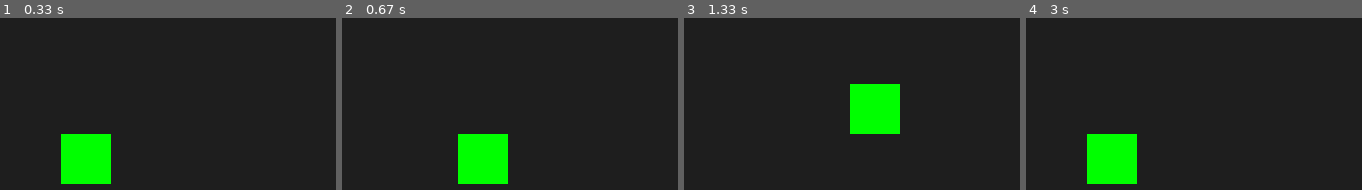
Above: before the commit, frames 1-4 (left to right).
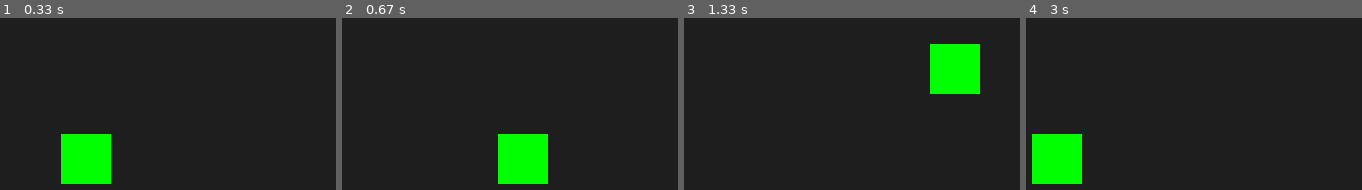
Above: after the commit, the same moments.

Repository: harigro/tutorial_pygame
Game: pygame game, started from bergerak/gerak_kotak.py
Two runs of this game, one before a commit and one after it. Both use one fixed random seed, a clock stepped at 60 frames per second and the inputs below.
Inputs:
- Up to frame 1 (0.33 s): no input
- Up to frame 2 (0.67 s): hold Right from 0.33 s (still down)
- Up to frame 3 (1.33 s): release Right at 0.8 s; hold Up 0.83-1.13 s; hold Right from 1.17 s (still down)
- Up to frame 4 (3 s): release Right at 1.63 s; hold Left 1.67-2.2 s; hold Down 2.23-2.53 s; hold Left 2.57-2.97 s

Frame 1 is identical in both runs. In frame 2, 6.9% of the frame differs, in the area x 34-62%, y 67-97%; in frame 3, 8.7%, in the area x 49-89%, y 15-68%; in frame 4, 8.7%.

Commit message:
memperbaiki move_ip dan fps

Diff:
--- a/bergerak/gerak_kotak.py
+++ b/bergerak/gerak_kotak.py
@@ -10,38 +10,48 @@
 # Warna dan ukuran kotak
 BOX_COLOR = (0, 255, 0)
 BOX_SIZE = 50
-x, y = (WIDTH - BOX_SIZE) // 2, (HEIGHT - BOX_SIZE) // 2
 VELOCITY = 5
+
+# FPS
+FPS = 60
+clock = pygame.time.Clock()
+
+# rect
+kotak = pygame.Rect((WIDTH - BOX_SIZE) // 2, (HEIGHT - BOX_SIZE) // 2, BOX_SIZE, BOX_SIZE)
 
 # Buat layar game
 screen = pygame.display.set_mode((WIDTH, HEIGHT))
 pygame.display.set_caption("Gerakkan Kotak")
 
-# Loop utama
-running = True
-while running:
-    pygame.time.delay(30)  # Tambahkan sedikit jeda untuk mengontrol kecepatan
+def main():
+    # Loop utama
+    running = True
+    while running:
 
-    # Cek event
-    for event in pygame.event.get():
-        if event.type == pygame.QUIT:
-            running = False
+        # Cek event
+        for event in pygame.event.get():
+            if event.type == pygame.QUIT:
+                running = False
 
-    # Ambil input dari keyboard
-    keys = pygame.key.get_pressed()
-    if keys[pygame.K_LEFT] and x > 0:
-        x -= VELOCITY
-    if keys[pygame.K_RIGHT] and x < WIDTH - BOX_SIZE:
-        x += VELOCITY
-    if keys[pygame.K_UP] and y > 0:
-        y -= VELOCITY
-    if keys[pygame.K_DOWN] and y < HEIGHT - BOX_SIZE:
-        y += VELOCITY
+        # Ambil input dari keyboard
+        keys = pygame.key.get_pressed()
+        if keys[pygame.K_LEFT] and kotak.x > 0:
+            kotak.move_ip(-VELOCITY, 0)
+        if keys[pygame.K_RIGHT] and kotak.x < WIDTH - BOX_SIZE:
+            kotak.move_ip(VELOCITY, 0)
+        if keys[pygame.K_UP] and kotak.y > 0:
+            kotak.move_ip(0, -VELOCITY)
+        if keys[pygame.K_DOWN] and kotak.y < HEIGHT - BOX_SIZE:
+            kotak.move_ip(0, VELOCITY)
 
-    # Gambar ulang layar
-    screen.fill(BACKGROUND_COLOR)
-    pygame.draw.rect(screen, BOX_COLOR, (x, y, BOX_SIZE, BOX_SIZE))
-    pygame.display.update()
+        # Gambar ulang layar
+        screen.fill(BACKGROUND_COLOR)
+        pygame.draw.rect(screen, BOX_COLOR, kotak)
+        clock.tick(FPS)
+        pygame.display.update()
 
-# Keluar dari game
-pygame.quit()
+    # Keluar dari game
+    pygame.quit()
+
+if __name__=="__main__":
+    main()
--- a/bergerak/kotak_objek.py
+++ b/bergerak/kotak_objek.py
@@ -12,43 +12,46 @@
 BOX_SIZE = 50
 VELOCITY = 5
 
+# FPS
+FPS = 60
+clock = pygame.time.Clock()
+
 # Buat layar game
 screen = pygame.display.set_mode((WIDTH, HEIGHT))
 pygame.display.set_caption("Gerakkan Kotak dengan move_ip")
 
 # Buat objek kotak sebagai Rect
 box = pygame.Rect((WIDTH - BOX_SIZE) // 2, (HEIGHT - BOX_SIZE) // 2, BOX_SIZE, BOX_SIZE)
-move_x, move_y = 0, 0
 
-# Loop utama
-running = True
-while running:
-    pygame.time.delay(30)  # Tambahkan sedikit jeda untuk mengontrol kecepatan
+def main():
+    # Loop utama
+    running = True
+    while running:
 
-    # Cek event
-    for event in pygame.event.get():
-        if event.type == pygame.QUIT:
-            running = False
+        # Cek event
+        for event in pygame.event.get():
+            if event.type == pygame.QUIT:
+                running = False
 
-    # Ambil input dari keyboard
-    keys = pygame.key.get_pressed()
-    move_x, move_y = 0, 0
-    if keys[pygame.K_LEFT] and box.left > 0:
-        move_x = -VELOCITY
-    if keys[pygame.K_RIGHT] and box.right < WIDTH:
-        move_x = VELOCITY
-    if keys[pygame.K_UP] and box.top > 0:
-        move_y = -VELOCITY
-    if keys[pygame.K_DOWN] and box.bottom < HEIGHT:
-        move_y = VELOCITY
+        # Ambil input dari keyboard
+        keys = pygame.key.get_pressed()
+        if keys[pygame.K_LEFT] and box.left > 0:
+            box.move_ip(-VELOCITY, 0)
+        if keys[pygame.K_RIGHT] and box.right < WIDTH:
+            box.move_ip(VELOCITY, 0)
+        if keys[pygame.K_UP] and box.top > 0:
+            box.move_ip(0, -VELOCITY)
+        if keys[pygame.K_DOWN] and box.bottom < HEIGHT:
+            box.move_ip(0, VELOCITY)
 
-    # Gerakkan kotak menggunakan move_ip
-    box.move_ip(move_x, move_y)
+        # Gambar ulang layar
+        screen.fill(BACKGROUND_COLOR)
+        pygame.draw.rect(screen, BOX_COLOR, box)
+        clock.tick(FPS)
+        pygame.display.update()
 
-    # Gambar ulang layar
-    screen.fill(BACKGROUND_COLOR)
-    pygame.draw.rect(screen, BOX_COLOR, box)
-    pygame.display.update()
+    # Keluar dari game
+    pygame.quit()
 
-# Keluar dari game
-pygame.quit()
+if __name__=="__main__":
+    main()
